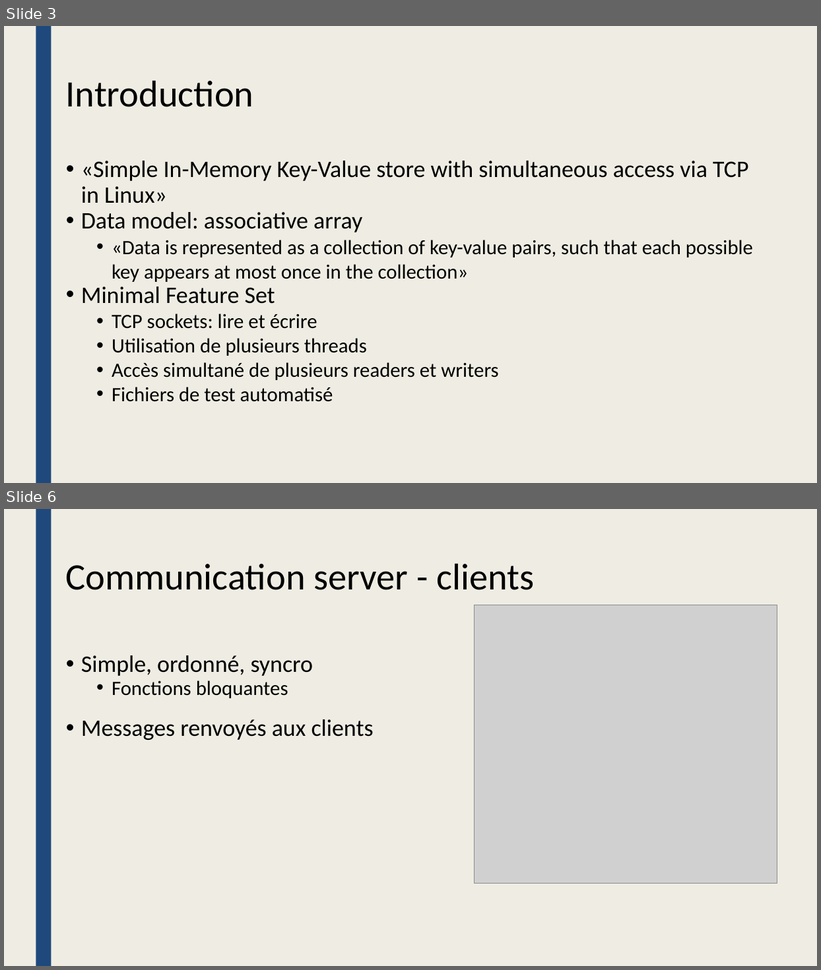
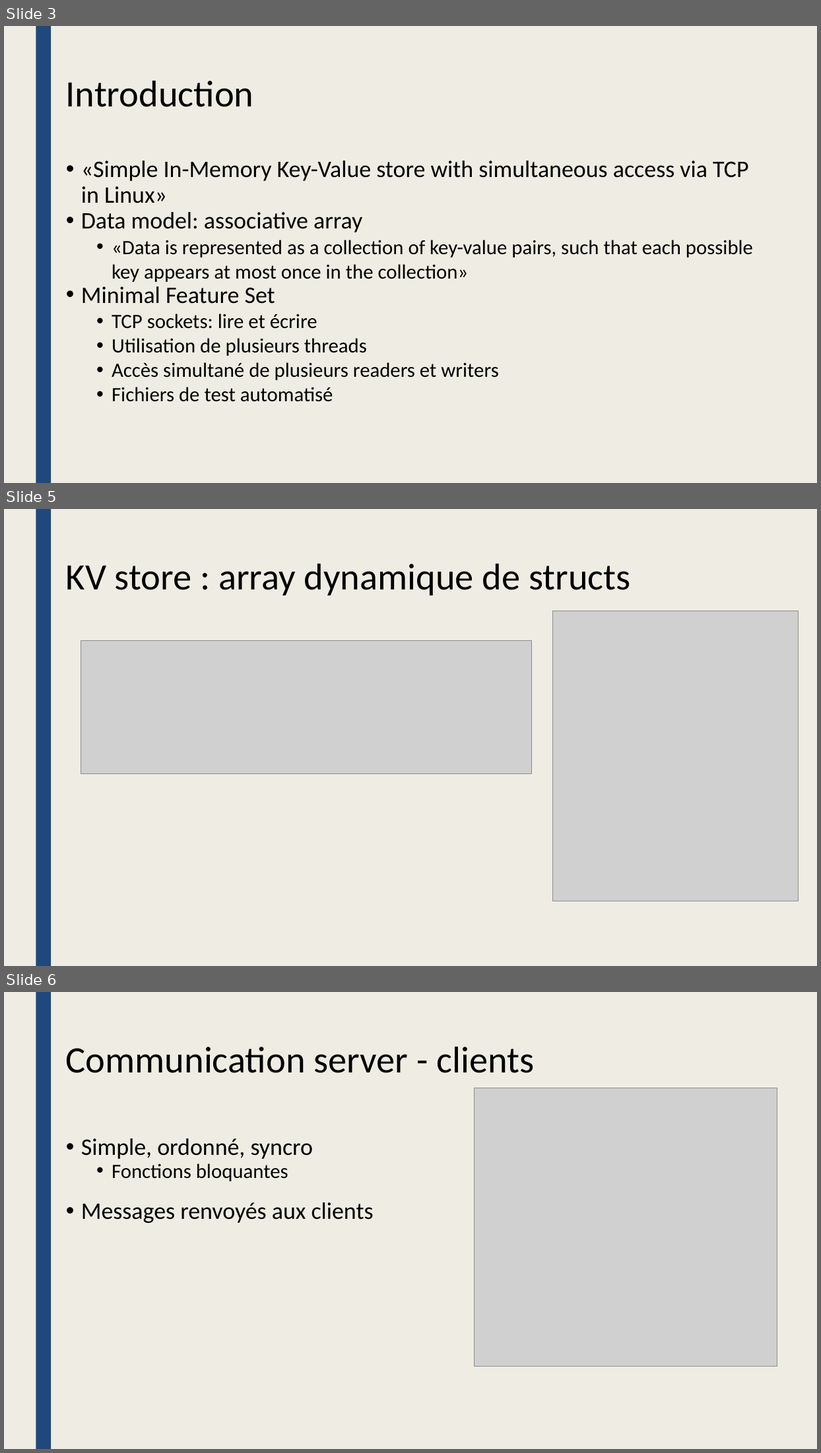
Before and after one commit to inefix/Key-Value-Store, a slide deck: presentation/KVS_presentation.pptx. Shown one above the other, each under a label of ours: slides 3 and 6 before the commit, slides 3, 5 and 6 after it; the slides between them are not shown. The pictures are 821x970 and 821x1453 pixels, drawn with LibreOffice and Linux fonts; fonts in the diff are those of the drawing; grey boxes stand for pictures. Boxes give left, top, right and bottom in pixels: in the first picture for what was removed or moved away, otherwise in the second. Text is boxed around its words. In the diff, an @@ line names an element or a change of style, - is before the commit and + after.

```diff
--- a/presentation/KVS_presentation.pptx
+++ b/presentation/KVS_presentation.pptx
@@ slide 5 added at (x1=4, y1=509, x2=817, y2=966), background #EFEDE3; not listed: 1 template element that a slide beside it also shows @@
@@ text added at (x1=66, y1=563, x2=630, y2=595), 44 pt, text #000000 @@
+KV store : array dynamique de structs
@@ picture added at (x1=552, y1=611, x2=798, y2=902) @@
@@ picture added at (x1=81, y1=641, x2=531, y2=774) @@
```
Also in this commit, not shown: 3 slides changed, 1 other slide added, 1 slide removed, 1 other file.
